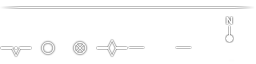
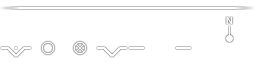
Layers edited between the first and the second 256x64 image:
painted on "retro. att" over (100, 39, 124, 57)
renamed "Layer 3 copy" to "attitude", painted on it over (7, 46, 26, 57)
painted on "alignment" over (129, 48, 191, 50)
painted on "horizon" over (0, 8, 254, 9)
